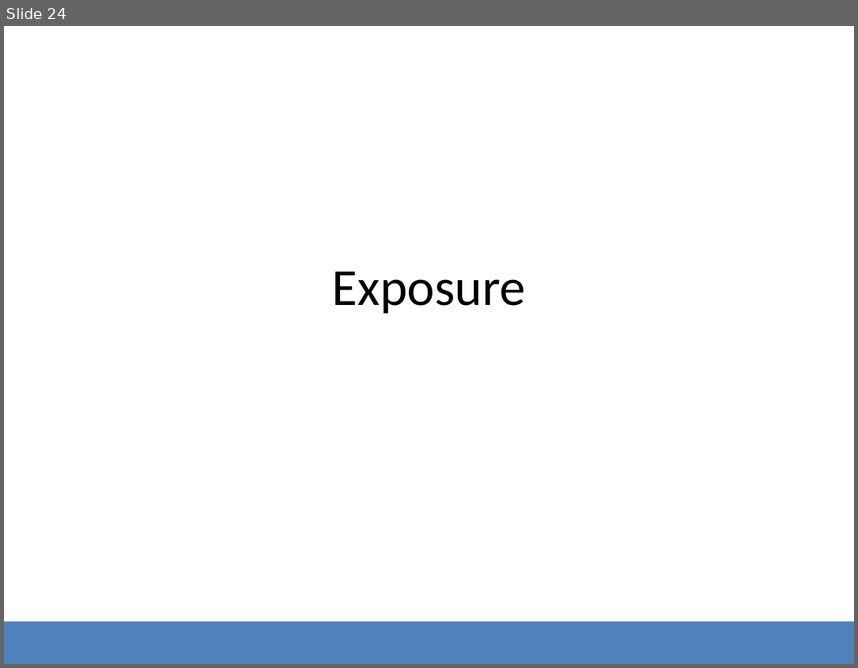
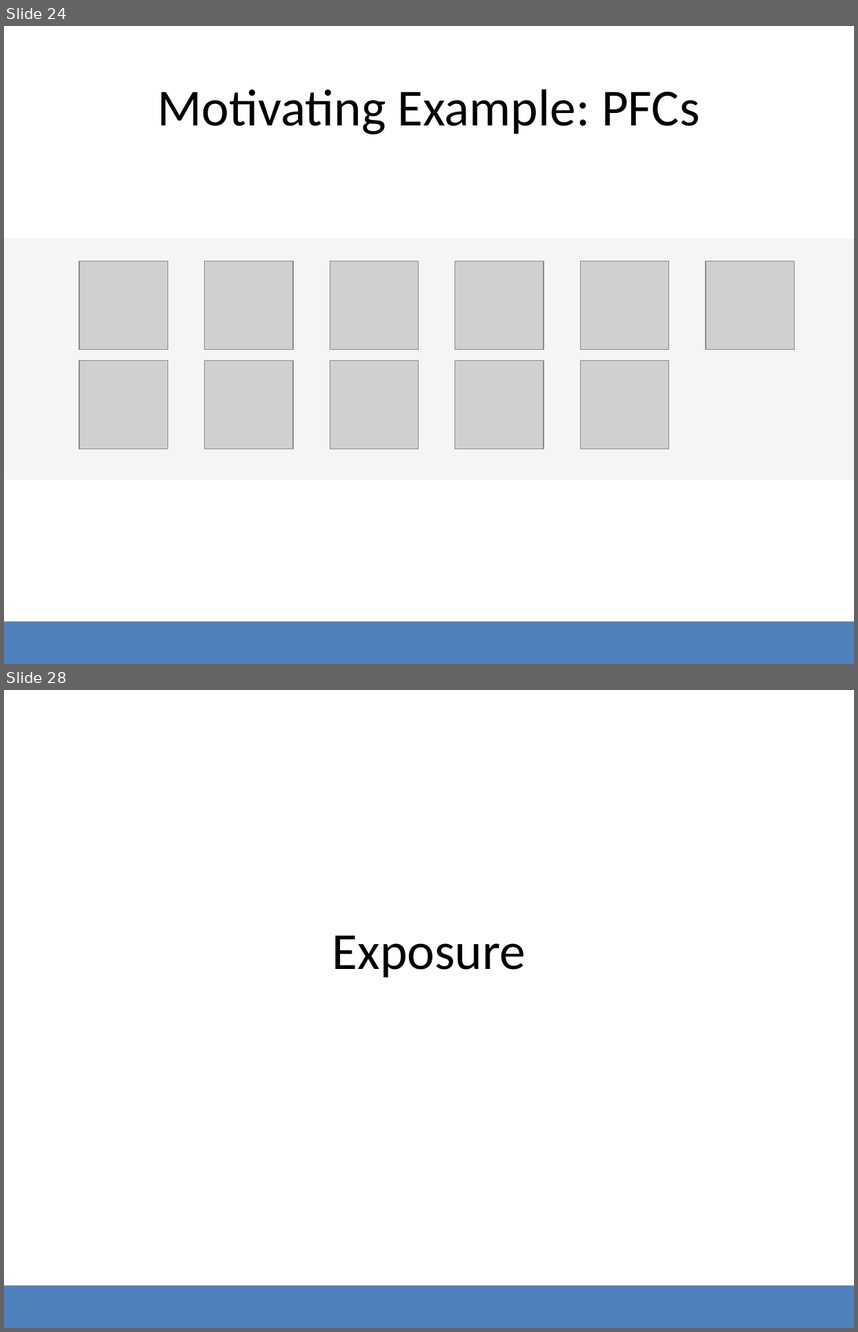
Before and after one commit to SilentSpringInstitute/NHANES_Presentation, a slide deck: Playing with NHANES.pptx. Shown one above the other, each under a label of ours: slide 24 before the commit, slides 24 and 28 after it; the slides between them are not shown. The pictures are 858x668 and 858x1332 pixels, drawn with LibreOffice and Linux fonts; fonts in the diff are those of the drawing; grey boxes stand for pictures; background and template pictures are left out. Boxes give left, top, right and bottom in pixels: in the first picture for what was removed or moved away, otherwise in the second. Text is boxed around its words. In the diff, an @@ line names an element or a change of style, - is before the commit and + after.

```diff
--- a/Playing with NHANES.pptx
+++ b/Playing with NHANES.pptx
@@ slide 24 added at box(4, 26, 854, 664), background #FFFFFF; not listed: 1 template element that a slide beside it also shows @@
@@ title added at box(157, 89, 700, 134), 44 pt, text #000000 @@
+Motivating Example: PFCs
@@ rectangle added at box(4, 239, 854, 479), fill #F5F5F5 @@
@@ picture added at box(79, 261, 168, 349) @@
@@ picture added at box(205, 261, 293, 349) @@
@@ picture added at box(330, 261, 418, 349) @@
@@ picture added at box(455, 261, 544, 349) @@
@@ picture added at box(580, 261, 668, 349) @@
@@ picture added at box(706, 261, 795, 349) @@
@@ picture added at box(79, 360, 168, 448) @@
@@ picture added at box(205, 360, 293, 448) @@
@@ picture added at box(330, 360, 418, 448) @@
@@ picture added at box(455, 360, 544, 448) @@
@@ picture added at box(580, 360, 668, 448) @@
@@ what was slide 24 is now slide 28 @@
```
Also in this commit, not shown: 1 slide changed, 5 other slides added, 1 other file.
